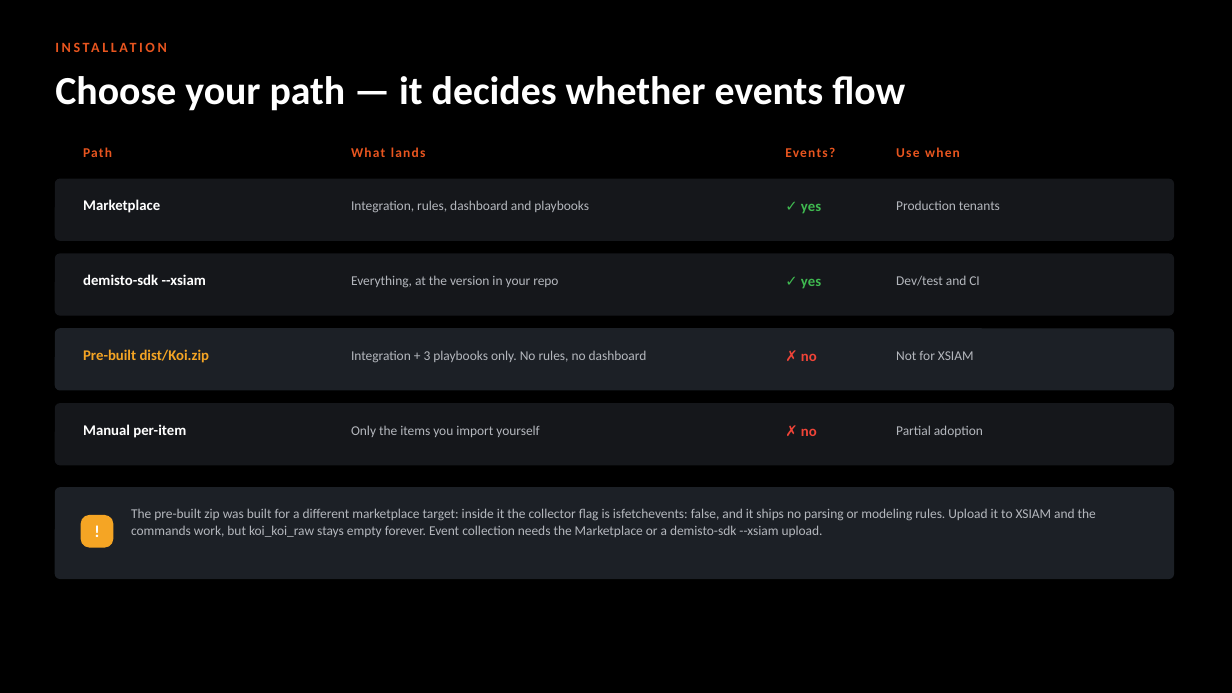
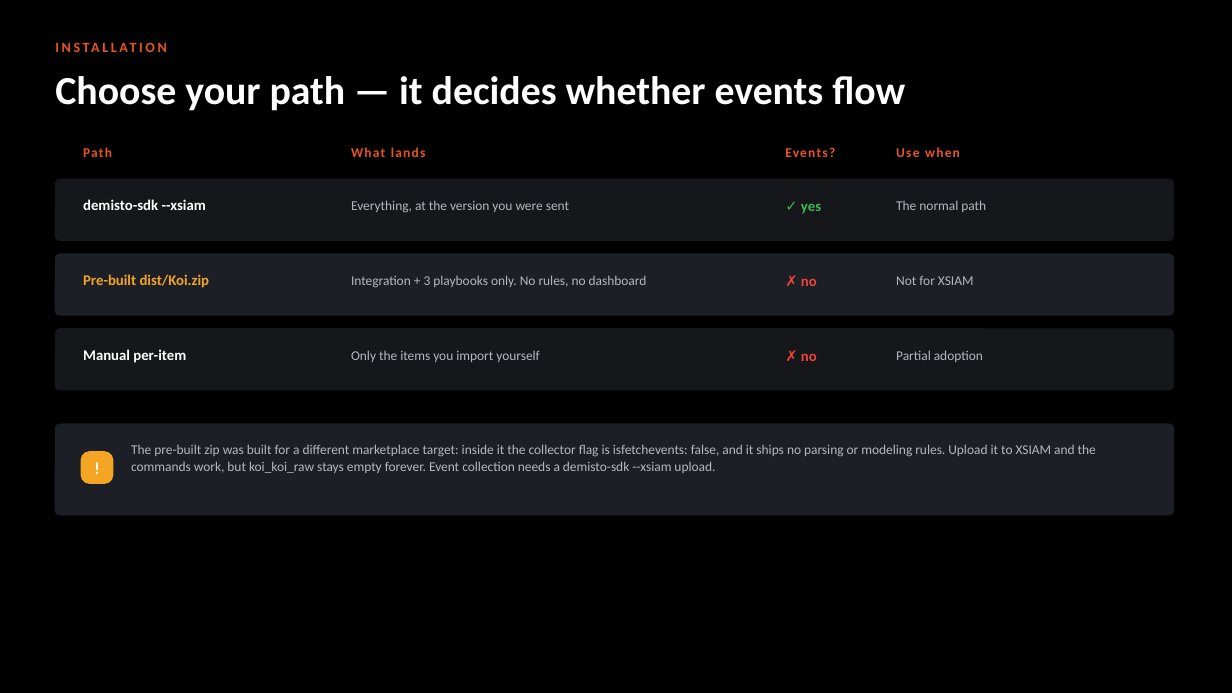
Before and after one commit to ayman-m/koi-xsiam-pack, a slide deck: slide 3 of docs/KOI_Content_Pack_Test_Guide.pptx. Drawn at 1232x693 pixels with LibreOffice and Linux fonts; fonts in the diff are those of the drawing. Boxes give left, top, right and bottom in pixels: in the first picture for what was removed or moved away, otherwise in the second. Text is boxed around its words. In the diff, an @@ line names an element or a change of style, - is before the commit and + after.

```diff
--- a/docs/KOI_Content_Pack_Test_Guide.pptx
+++ b/docs/KOI_Content_Pack_Test_Guide.pptx
@@ text removed at box(83, 199, 160, 213) @@
-Marketplace
@@ text at box(351, 200, 569, 213): text changed @@
-Integration, rules, dashboard and playbooks
+Everything, at the version you were sent
@@ text at box(896, 200, 986, 212): text changed @@
-Production tenants
+The normal path
@@ rounded rectangle at box(55, 254, 1174, 315): fill #15171B to #1C2026; outline #15171B 1 pt to #1C2026 1 pt @@
@@ text removed at box(351, 275, 558, 288) @@
-Everything, at the version in your repo
@@ text at box(801, 278, 817, 286): text changed; text colour #3FB950 to #F04438 @@
-✓ yes
+✗ no
@@ text removed at box(896, 275, 979, 286) @@
-Dev/test and CI
@@ rounded rectangle at box(55, 329, 1174, 390): fill #1C2026 to #15171B; outline #1C2026 1 pt to #15171B 1 pt @@
@@ 7 texts: place and size @@
-7 texts at box(83, 274, 983, 438)
+7 texts at box(83, 199, 983, 363)
@@ rounded rectangle: place and size @@
-rounded rectangle at box(55, 404, 1174, 465)
+rounded rectangle at box(55, 424, 1174, 515)
@@ rounded rectangle at box(55, 424, 1174, 515): fill #15171B to #1C2026; outline #15171B 1 pt to #1C2026 1 pt; proportions changed @@
@@ text at box(131, 444, 1096, 473): text changed @@
-The pre-built zip was built for a different marketplace target: inside it the collector flag is isfetchevents: false, and it ships no parsing or modeling rules. Upload it to XSIAM and the commands work, but koi_koi_raw stays empty forever. Event collection needs the Marketplace or a demisto-sdk --xsiam upload.
+The pre-built zip was built for a different marketplace target: inside it the collector flag is isfetchevents: false, and it ships no parsing or modeling rules. Upload it to XSIAM and the commands work, but koi_koi_raw stays empty forever. Event collection needs a demisto-sdk --xsiam upload.
@@ text removed at box(801, 428, 817, 436) @@
-✗ no
@@ rounded rectangle: place and size @@
-rounded rectangle at box(81, 516, 113, 547)
+rounded rectangle at box(81, 452, 113, 483)
@@ text "!": place and size @@
-text "!" at box(81, 516, 113, 547)
+text "!" at box(81, 452, 113, 483)
@@ rounded rectangle removed at box(55, 488, 1174, 579) @@
```
Also in this commit, not shown: 9 other files.
